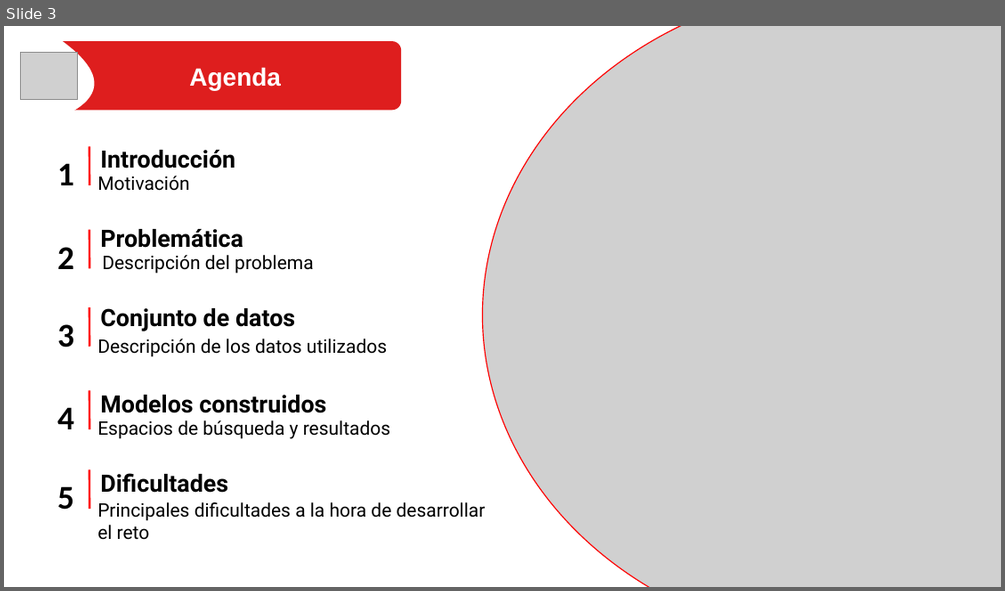
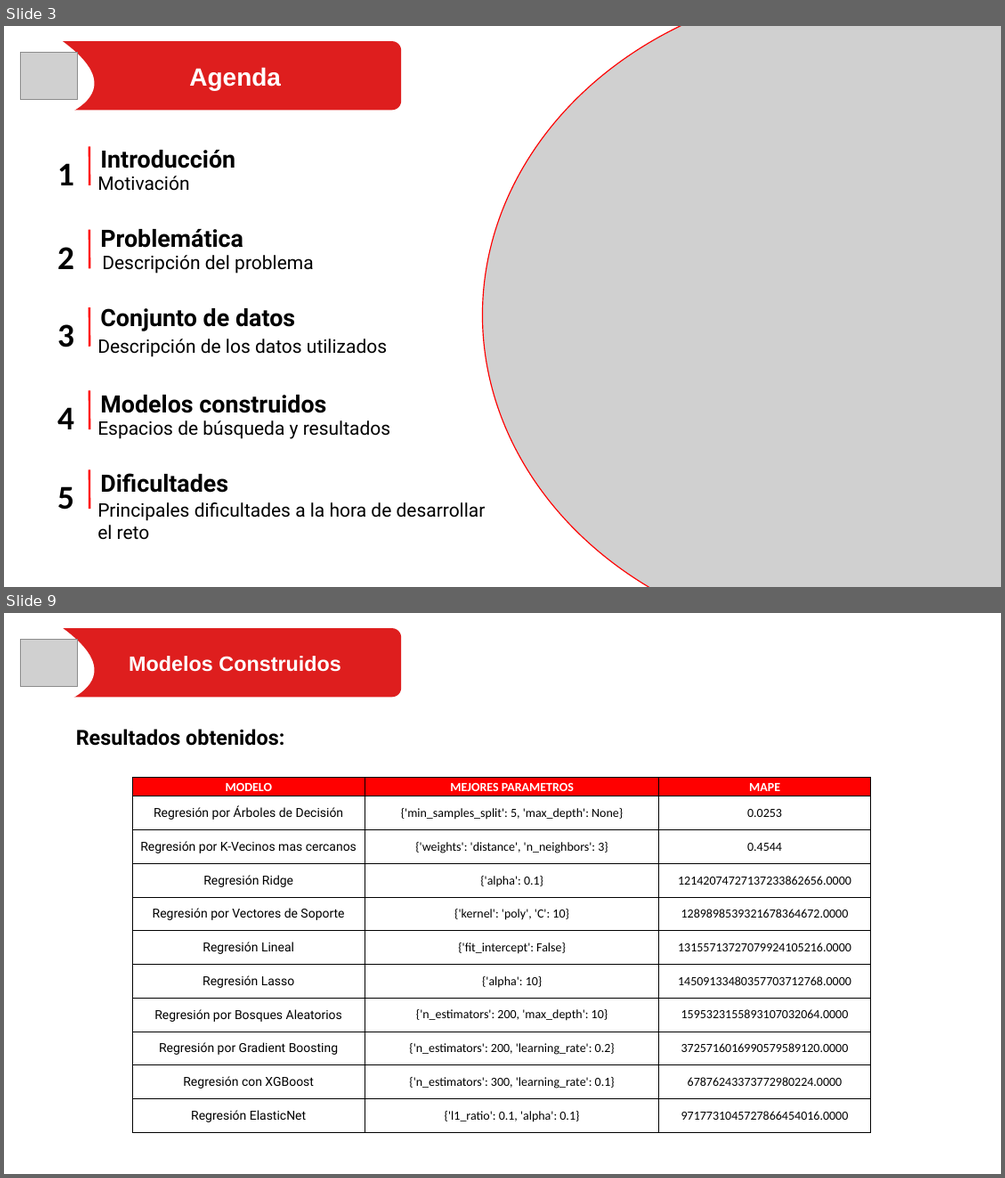
Before and after one commit to dfbaron/PruebaTecnicaDavivienda-DanielBaron, a slide deck: Prueba Científico de Datos.pptx. Shown one above the other, each under a label of ours: slide 3 before the commit, slides 3 and 9 after it; the slides between them are not shown. The pictures are 1005x591 and 1005x1178 pixels, drawn with LibreOffice and Linux fonts; fonts in the diff are those of the drawing; grey boxes stand for pictures. Boxes give left, top, right and bottom in pixels: in the first picture for what was removed or moved away, otherwise in the second. Text is boxed around its words. In the diff, an @@ line names an element or a change of style, - is before the commit and + after.

```diff
--- a/Prueba Científico de Datos.pptx
+++ b/Prueba Científico de Datos.pptx
@@ slide 9 added at (4,613,1001,1174), background #FFFFFF @@
@@ freeform shape added at (4,613,105,717), fill #FFFFFF @@
@@ picture added at (20,639,77,687) @@
@@ rounded rectangle added at (27,628,401,697), fill #DE1E1E @@
@@ text added at (129,656,340,672), 20 pt, text #FFFFFF, bold @@
+Modelos Construidos
@@ text added at (76,729,284,746), 20 pt, text #000000, bold @@
+Resultados obtenidos:
@@ table added at (133,778,871,1133), 11 rows, 3 columns @@
+MODELO | MEJORES PARAMETROS | MAPE
+Regresión por Árboles de Decisión | {'min_samples_split': 5, 'max_depth': None} | 0.0253
+Regresión por K-Vecinos mas cercanos | {'weights': 'distance', 'n_neighbors': 3} | 0.4544
+Regresión Ridge | {'alpha': 0.1} | 12142074727137233862656.0000
+Regresión por Vectores de Soporte | {'kernel': 'poly', 'C': 10} | 1289898539321678364672.0000
+Regresión Lineal | {'fit_intercept': False} | 13155713727079924105216.0000
+Regresión Lasso | {'alpha': 10} | 14509133480357703712768.0000
+Regresión por Bosques Aleatorios | {'n_estimators': 200, 'max_depth': 10} | 1595323155893107032064.0000
+Regresión por Gradient Boosting | {'n_estimators': 200, 'learning_rate': 0.2} | 3725716016990579589120.0000
+Regresión con XGBoost | {'n_estimators': 300, 'learning_rate': 0.1} | 67876243373772980224.0000
+Regresión ElasticNet | {'l1_ratio': 0.1, 'alpha': 0.1} | 9717731045727866454016.0000
```
Also in this commit, not shown: 11 slides changed, 18 other slides added, 7 other files.
